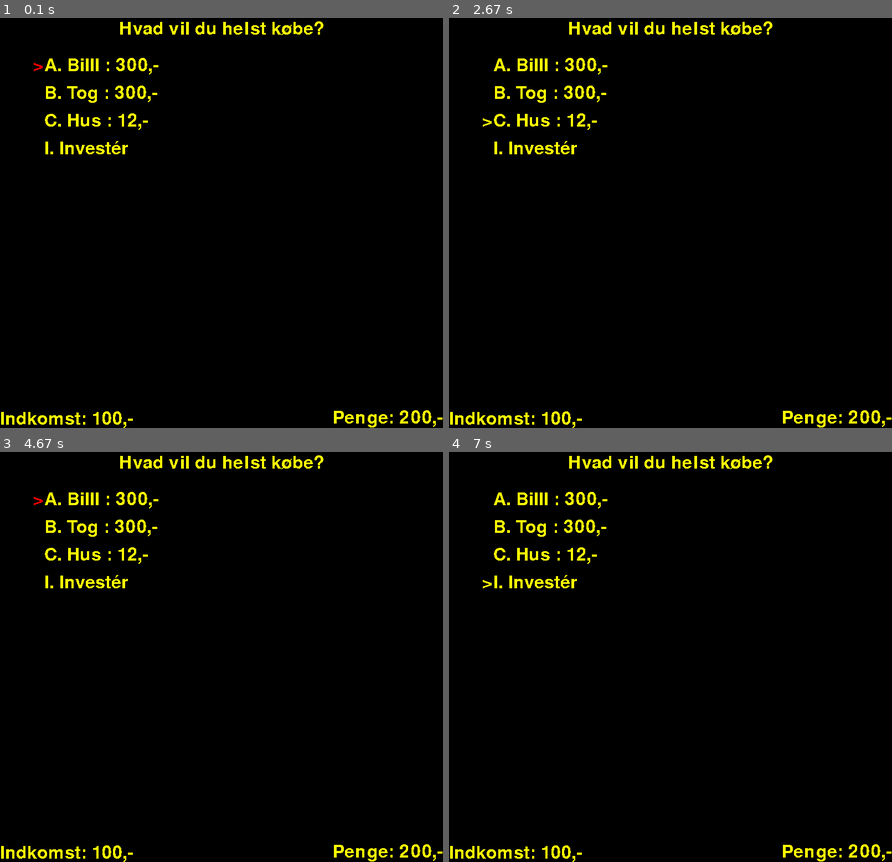
Above: before the commit, frames 1-4 (two rows, left to right).
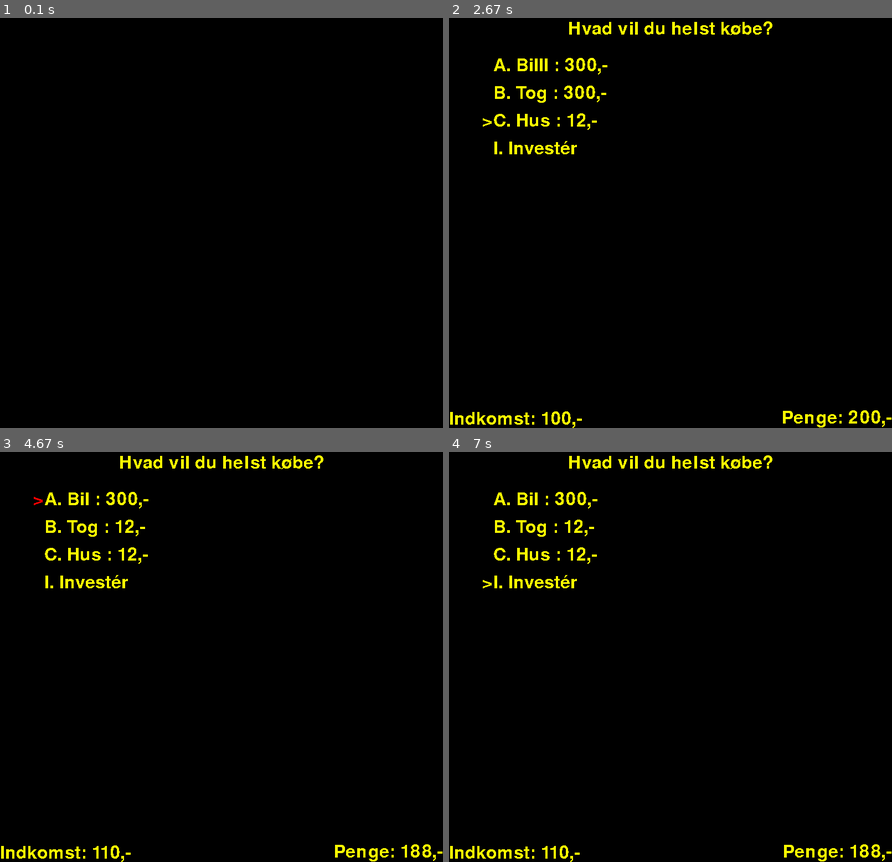
Above: after the commit, the same moments.

Repository: toke-dk/FIRE-game
Game: pygame game, started from main.py
The game is run twice, just before and just after one commit, with the same random seed, the same clock (stepped at 60 frames per second) and the same inputs.
Inputs:
- Up to frame 1 (0.1 s): no input
- Up to frame 2 (2.67 s): tap Enter at 0.33, 1.3 s; type "an" at 0.67 s; type "n" at 1.07 s; tap C at 2.47 s
- Up to frame 3 (4.67 s): tap Enter at 4.37 s
- Up to frame 4 (7 s): tap I at 6.73 s

The runs differ from the first frame. In frame 1, 2.2% of the frame differs, in the area x 0-100%, y 0-100%; in frame 2, nothing differs; in frame 3, 0.6%; in frame 4, 0.6%.

Commit message:
fixed the list shuffle, and it pauses in the end of round

Diff:
--- a/main.py
+++ b/main.py
@@ -1,3 +1,5 @@
+import time
+
 import pygame.display
 from pygame.locals import *
 import pygame_stuff.progress_bar
@@ -57,6 +59,7 @@
                   {"option": "B. Disney (mellem risiko)", "winning_price": 1 + 1/7, "losing_price": 1 - 1/8},
                   {"option": "C. S&P 500 (lille risiko)", "winning_price": 1 + 1/11, "losing_price": 1 - 1/13},]
 random.shuffle(quiz_sets)
+print(quiz_sets)
 
 quiz_set = next_question(quiz_sets, question_id)
 points = 0
@@ -90,7 +93,6 @@
 pygame.display.flip()
 
 arrow = {"is_selected" : True, "number" : 0, "color" : (255,255,0)}
-random.shuffle(quiz_sets)
 investing_amount = ""
 investing_amount_int = 0
 
@@ -203,11 +205,32 @@
 
         # if the screen is normal
         else:
-            if event.type == pygame.KEYDOWN and question_id == len(quiz_sets):
-                print(question_id)
-                print(len(quiz_sets))
-                running = False
-                quit()
+            if event.type == pygame.KEYDOWN:
+                if event.key == pygame.K_a:
+                    arrow["number"] = 0
+                if event.key == pygame.K_b:
+                    arrow["number"] = 1
+                if event.key == pygame.K_c:
+                    arrow["number"] = 2
+
+                if event.key == pygame.K_i:
+                    arrow["number"] = 3
+
+                if event.key == pygame.K_RETURN:
+                    # if it is the invest option
+                    if arrow["number"] == 3:
+                        arrow["number"] = 0
+                        invest_screen = True
+                    elif quiz_set["valgmuligheder"][arrow["number"]]["pris"] < penge:
+                        # giving points
+                        penge -= quiz_set["valgmuligheder"][arrow["number"]]["pris"]
+                        points += quiz_set["valgmuligheder"][arrow["number"]]["point"]
+                        inkomst += quiz_set["valgmuligheder"][arrow["number"]]["inkomststigning"]
+
+                        arrow["number"] = 0
+                        question_id += 1
+                        print(f"id: {question_id}")
+                        quiz_set = next_question(quiz_sets, question_id)
 
             penge_tekst = font.render(f"Penge: {penge},-", False, (250, 250, 0))
             inkomst_tekst = font.render(f"Indkomst: {inkomst},-", False, (250, 250, 0))
@@ -229,7 +252,7 @@
             if arrow["number"] == 3:
                 arrow["color"] = (255, 255, 0)
             elif quiz_set["valgmuligheder"][arrow["number"]]["pris"] > penge:
-                arrow["color"] = (255, 0,0)
+                arrow["color"] = (255, 0, 0)
             else:
                 arrow["color"] = (255, 255, 0)
 
@@ -256,35 +279,11 @@
             screen.blit(invester_tekst, invester_tekst_rect)
 
             pygame.display.flip()
-
-            if event.type == pygame.KEYDOWN and question_id != len(quiz_sets):
-                if event.key == pygame.K_a:
-                    arrow["number"] = 0
-                if event.key == pygame.K_b:
-                    arrow["number"] = 1
-                if event.key == pygame.K_c:
-                    arrow["number"] = 2
-
-                if event.key == pygame.K_i:
-                    arrow["number"] = 3
-
-                if event.key == pygame.K_RETURN:
-                    # if it is the invest option
-                    if arrow["number"] == 3:
-                        arrow["number"] = 0
-                        invest_screen = True
-                    elif quiz_set["valgmuligheder"][arrow["number"]]["pris"] < penge:
-                        arrow["number"] = 0
-                        print(quiz_set["valgmuligheder"][arrow["number"]]["pris"])
-                        print(penge)
-                        quiz_set = next_question(quiz_sets, question_id)
-                        question_id += 1
-
-                if event.key == pygame.K_a:
-                    print("a")
-                pygame.display.flip()
-                pygame.display.flip()
-                screen.fill(color=(0, 0, 0))
+            screen.fill(color=(0, 0, 0))
+            if question_id == len(quiz_sets)-1:
+                time.sleep(1)
+                running = False
+                quit()
 
                 # it only stops when typed correct
                 # run = True
